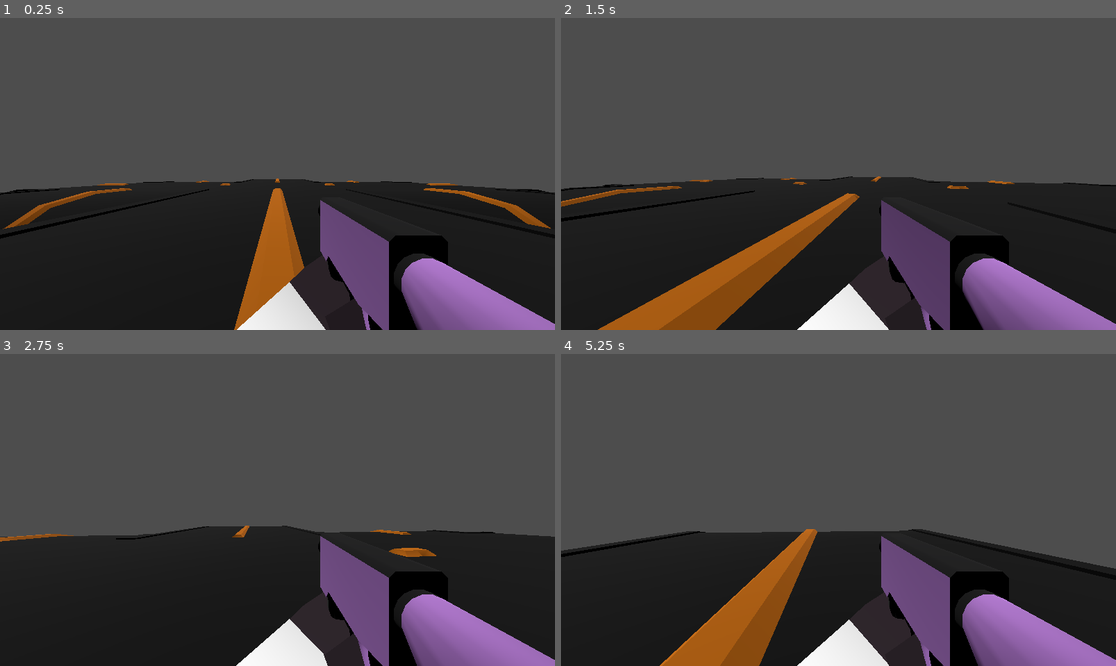
Above: before the commit, frames 1-4 (two rows, left to right).
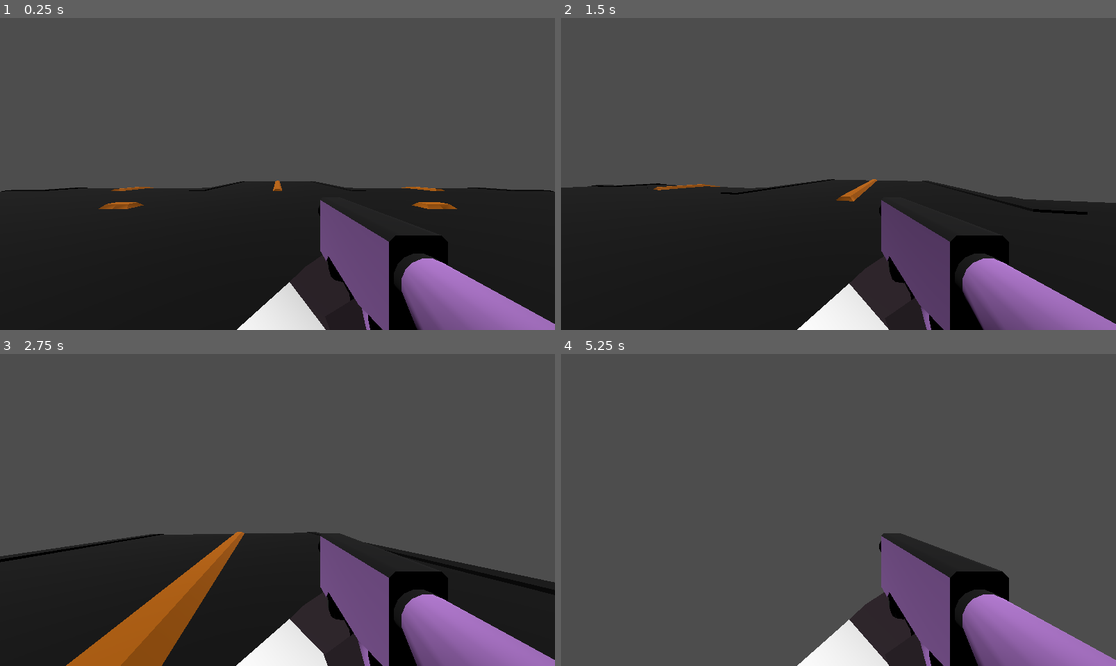
Above: after the commit, the same moments.

Repository: dairycultist/CityZoomer
Game: Godot game, scene res://level/level.tscn
The game is run twice, just before and just after one commit, with the same random seed, the same clock (stepped at 60 frames per second) and the same inputs.
Inputs (mouse positions are in pixels of both pictures, inside the frame that each line leads up to):
- Up to frame 1 (0.25 s): no input
- Up to frame 2 (1.5 s): tap Enter at 0.5 s; move the mouse to (866, 174) at 0.52 s; hold W (walk_up) from 0.53 s (still down); tap Space (jump) at 0.77 s; move the mouse to (810, 174) at 1.27 s
- Up to frame 3 (2.75 s): keep holding W (walk_up); tap Space (jump) at 1.52 s; move the mouse to (288, 503) at 2.02 s
- Up to frame 4 (5.25 s): keep holding W (walk_up); move the mouse to (832, 516) at 2.77 s; tap Space (jump) at 3.02, 3.77, 4.52 s; move the mouse to (877, 513) at 3.52 s; move the mouse to (794, 506) at 4.27 s; move the mouse to (844, 510) at 5.02 s

The runs differ from the first frame. In frame 1, 4.9% of the frame differs, in the area x 0-100%, y 51-100%; in frame 2, 8.3%; in frame 3, 9.1%; in frame 4, 28%, in the area x 0-100%, y 56-100%.

Commit message:
Prep prevent intersections

Diff:
--- a/level/level_placer.gd
+++ b/level/level_placer.gd
@@ -6,7 +6,9 @@
 var random = RandomNumberGenerator.new()
 
 func _ready() -> void:
-	place_room(rooms[0], Node3D.new(), 3)
+
+	# TODO handle spawn room differently since it isn't placed off of a door
+	place_random_room(Node3D.new(), 2)
 
 # rooms have children in group "Door" for connecting together (Z+ is outwards)
 func get_doors(room: Node3D) -> Array[Node3D]:
@@ -19,21 +21,25 @@
 
 	return doors
 
-# returns true if succeeded in placing a room, false otherwise
-func place_room(room_prefab: PackedScene, from_door: Node3D, max_depth: int) -> bool:
+func place_door_stopper(door: Node3D) -> void:
 
-	# TODO my_collider.get_aabb() to ensure they don't intersect
+	var stopper = door_stopper.instantiate()
+	add_child(stopper)
+	stopper.global_position = door.global_position
+	stopper.global_rotation = door.global_rotation
+
+func place_random_room(from_door: Node3D, max_depth: int) -> void:
+
+	# TODO select a random door, then use my_collider.get_aabb()
+	# to ensure no intersections
 
 	if (max_depth <= 0):
 		# place door stopper on top of door (doesn't check AABB)
-		var stopper = door_stopper.instantiate()
-		add_child(stopper)
-		stopper.global_position = from_door.global_position
-		stopper.global_rotation = from_door.global_rotation
-		return true
+		place_door_stopper(from_door)
+		return
 
 	# place the room such that it is connected with the door
-	var room = room_prefab.instantiate()
+	var room = rooms[random.randi() % rooms.size()].instantiate()
 	add_child(room)
 
 	var doors := get_doors(room)
@@ -46,10 +52,7 @@
 	# 	right now just connects a random possible room to a room (a room
 	# 	cannot specify which rooms are allowed to be placed next to it)
 	while not doors.is_empty():
-		place_room(
-			rooms[random.randi() % rooms.size()],
+		place_random_room(
 			doors.pop_back(),
 			max_depth - 1
 		)
-
-	return true
